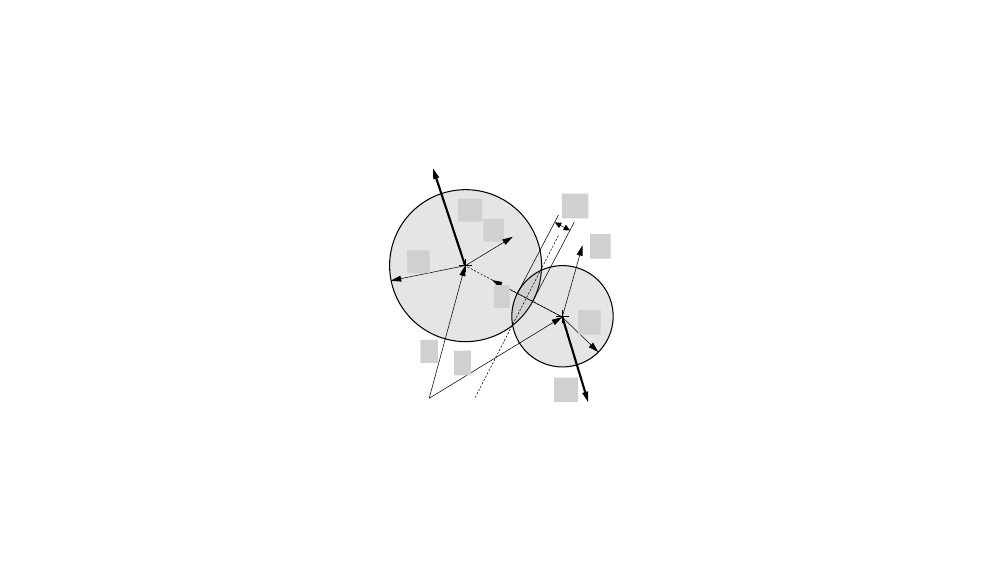
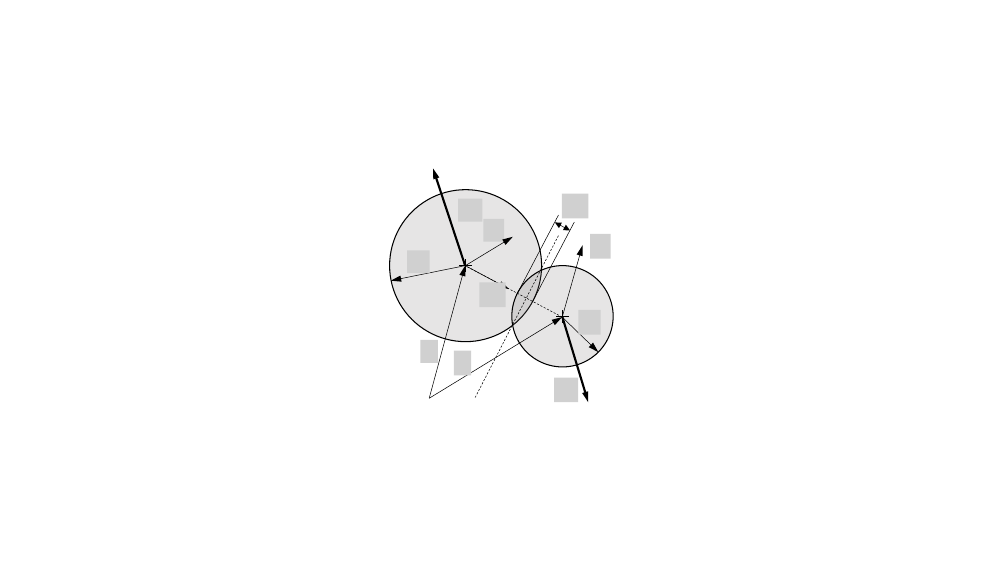
Before and after one commit to HTBalazs/nauticle_user_guide, a slide deck: slide 5 of abrak.pptx (slide 3 before the commit). Drawn at 1008x567 pixels with LibreOffice and Linux fonts; fonts in the diff are those of the drawing; grey boxes stand for pictures. Boxes give left, top, right and bottom in pixels: in the first picture for what was removed or moved away, otherwise in the second. Text is boxed around its words. In the diff, an @@ line names an element or a change of style, - is before the commit and + after.

```diff
--- a/abrak.pptx
+++ b/abrak.pptx
@@ arrow moved from (563, 317) - (492, 280) to (509, 289) - (465, 265) @@
@@ arrow (509, 289) - (465, 265): arrowheads changed @@
@@ picture: place and size @@
-picture at bbox=[494, 285, 510, 308]
+picture at bbox=[479, 283, 506, 308]
```
Also in this commit, not shown: 2 other slides changed, 5 slides added, 3 other files.
